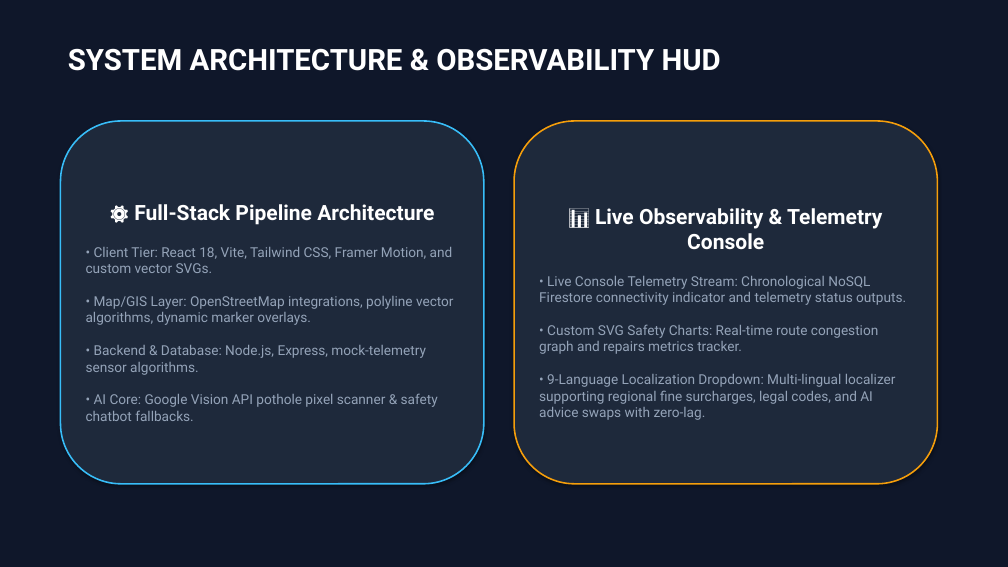
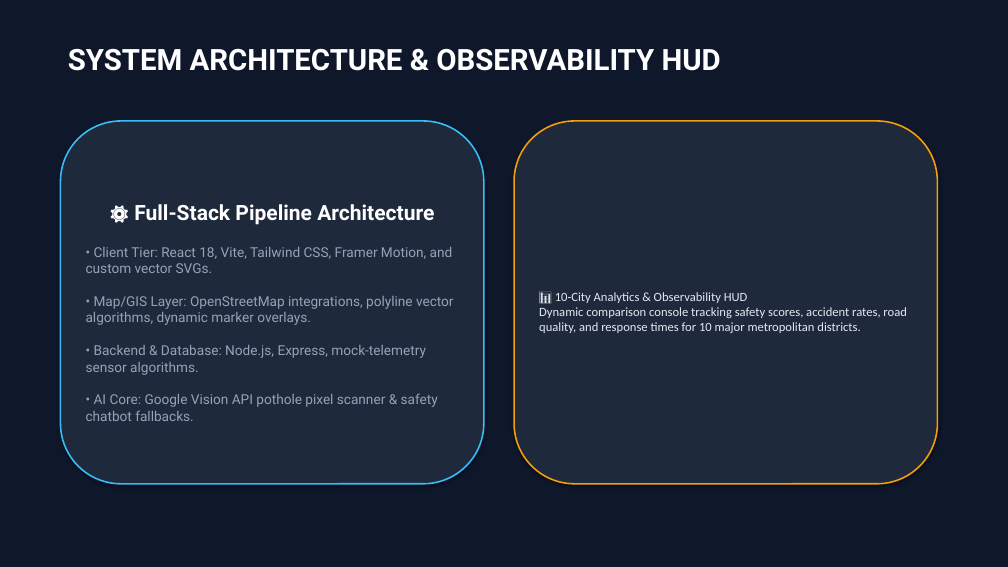
Before and after one commit to Ajayrathod04/RaastaSense, a slide deck: slide 15 of RaastaSense_Hackathon_Presentation.pptx (slide 5 before the commit). Drawn at 1008x567 pixels with LibreOffice and Linux fonts; fonts in the diff are those of the drawing. Boxes give left, top, right and bottom in pixels: in the first picture for what was removed or moved away, otherwise in the second. Text is boxed around its words. In the diff, an @@ line names an element or a change of style, - is before the commit and + after.

Commit message:
hackathon-upgrades: fix Map coordinates, correct speedometer types, integrate 10-city Analytics dashboard, add AI Guardian assistant page, and update submission assets

```diff
--- a/RaastaSense_Hackathon_Presentation.pptx
+++ b/RaastaSense_Hackathon_Presentation.pptx
@@ text in rounded rectangle at <box>539,292,906,333</box>: text changed; size 13 to 12 pt; font Roboto to Calibri; text colour #94A3B8 to #E2E8F0 @@
-📊 Live Observability & Telemetry Console
-• Live Console Telemetry Stream: Chronological NoSQL Firestore connectivity indicator and telemetry status outputs.
-• Custom SVG Safety Charts: Real-time route congestion graph and repairs metrics tracker.
-• 9-Language Localization Dropdown: Multi-lingual localizer supporting regional fine surcharges, legal codes, and AI advice swaps with zero-lag.
+📊 10-City Analytics & Observability HUD
+Dynamic comparison console tracking safety scores, accident rates, road quality, and response times for 10 major metropolitan districts.
```
Also in this commit, not shown: 2 other slides changed, 11 slides added, 9 other files.
